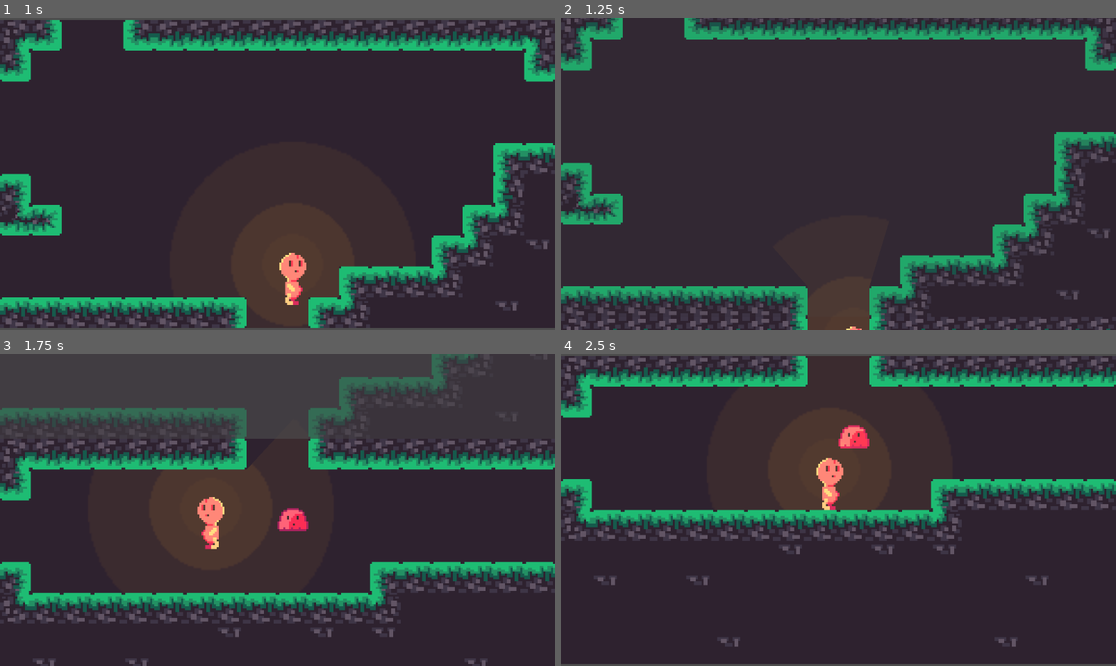
Above: before the commit, frames 1-4 (two rows, left to right).
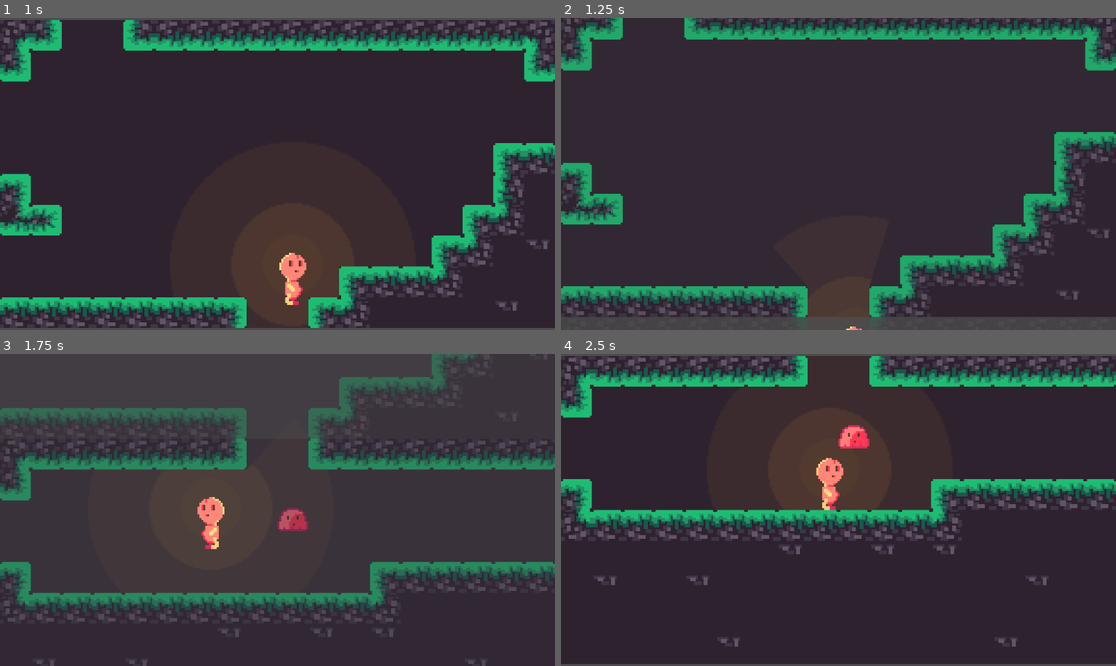
Above: after the commit, the same moments.

Repository: LucasKantola/Pirots-2-game-jam
Game: Godot game, scene res://Assets/Scenes/World.tscn
Two runs of this game, one before a commit and one after it. Both use one fixed random seed, a clock stepped at 60 frames per second and the inputs below. This scene is started directly instead of the project's main scene.
Inputs:
- Up to frame 1 (1 s): hold D (right) from 0.53 s (still down); hold Space (shoot) from 0.53 s (still down)
- Up to frame 2 (1.25 s): keep holding D (right); keep holding Space (shoot)
- Up to frame 3 (1.75 s): release D (right) at 1.28 s; release Space (shoot) at 1.28 s; hold A (left) from 1.28 s (still down); tap Space (shoot) at 1.35 s
- Up to frame 4 (2.5 s): release A (left) at 2.03 s; hold D (right) from 2.03 s (still down); hold Space (shoot) from 2.03 s (still down)

Frame 1 is identical in both runs. In frame 2, 2.8% of the frame differs, in the area x 0-100%, y 95-100%; in frame 3, 7.3%, in the area x 0-100%, y 27-81%; in frame 4, less than 0.1%.

Commit message:
Pause room instead of deleting

Diff:
--- a/Assets/Scenes/Door.tscn
+++ b/Assets/Scenes/Door.tscn
@@ -2,10 +2,11 @@
 
 [ext_resource type="Script" path="res://Assets/Scripts/Door.gd" id="1_yfg6p"]
 
-[sub_resource type="RectangleShape2D" id="RectangleShape2D_wro86"]
+[sub_resource type="RectangleShape2D" id="RectangleShape2D_vyric"]
 size = Vector2(16, 32)
 
 [node name="Door" type="Node2D" groups=["door"]]
+process_mode = 3
 script = ExtResource("1_yfg6p")
 
 [node name="DoorArea" type="Area2D" parent="."]
--- a/Assets/Scripts/Door.gd
+++ b/Assets/Scripts/Door.gd
@@ -29,6 +29,9 @@
 @export var debugColor: Color = Color(0.96, 0.6, 0.26, 0.5)
 #endregion
 #endregion
+
+var destinationRoom: Node2D
+var destinationDoor: Door
 
 func _ready():
     if not Engine.is_editor_hint():
--- a/Assets/Scripts/World.gd
+++ b/Assets/Scripts/World.gd
@@ -3,36 +3,77 @@
 #region Public variables
 #region Rooms variables
 @export_group("Rooms")
-@export_range(0, 10, 0.1, "or_greater") var fadeDurationSeconds := 1.0
+@export_range(0, 1, 0.1, "or_greater") var transitionDurationSeconds := 1.0
 #endregion
+#endregion
+
+#region References
+@onready var player = $Player
 #endregion
 
 var currentRoom: Node2D
 var fadingRooms: Array[Node2D]
+var appearingRooms: Array[Node2D]
 
 func _ready():
-    print("World ready")
     currentRoom = $Rooms.get_children()[0]
 
 func _process(delta):
-    for i in range(fadingRooms.size()):
-        if i >= fadingRooms.size():
-            break
-        var room = fadingRooms[i]
+    # Fading rooms
+    for room in fadingRooms:
         var modulate: Color = room.modulate
-        if fadeDurationSeconds == 0:
+        if transitionDurationSeconds == 0:
             modulate.a = 0
         else:
-            modulate.a -= delta / fadeDurationSeconds
-        if modulate.a <= 0:
-            print("Deleting " + room.to_string())
-            fadingRooms.remove_at(i)
-            room.queue_free()
+            modulate.a = clamp(modulate.a - delta / transitionDurationSeconds, 0, 1)
+        room.modulate = modulate
+        if modulate.a == 0:
+            fadingRooms.erase(room)
+
+    # Appearing rooms
+    for room in appearingRooms:
+        var modulate: Color = room.modulate
+        if transitionDurationSeconds == 0:
+            modulate.a = 1
         else:
-            room.modulate = modulate
+            modulate.a = clamp(modulate.a + delta / transitionDurationSeconds, 0, 1)
+        room.modulate = modulate
+        if modulate.a == 1:
+            appearingRooms.erase(room)
 
 func enter_door(door: Door) -> void:
     print("Entering room " + door.destinationScenePath)
+    # Create room if needed
+    var destinationExists: bool = not not door.destinationRoom
+    if not destinationExists:
+        print("Instantiating room")
+        createDoorDestination(door)
+    # Get destination door
+    var destinationRoom = door.destinationRoom
+    var destinationDoor = door.destinationDoor
+    # Transition to new room
+    destinationDoor.disabled = true
+    destinationRoom.process_mode = PROCESS_MODE_INHERIT
+    currentRoom.process_mode = PROCESS_MODE_DISABLED
+
+    fade(currentRoom)
+    if not destinationExists:
+        destinationRoom.modulate.a = 0
+    appear(destinationRoom)
+
+    currentRoom = destinationRoom
+
+func fade(x: Node2D):
+    fadingRooms.append(x)
+    if x in appearingRooms:
+        appearingRooms.erase(x)
+
+func appear(x: Node2D):
+    appearingRooms.append(x)
+    if x in fadingRooms:
+        fadingRooms.erase(x)
+
+func createDoorDestination(door: Door) -> void:
     # Intantiate scene
     var scene = load(door.destinationScenePath)
     if not scene is PackedScene:
@@ -51,15 +92,9 @@
     destinationDoor.disabled = true
     # Position new room
     newRoom.position = currentRoom.position + door.position - destinationDoor.position
-    # Disable current room's doors
-    for d in get_tree().get_nodes_in_group("door"):
-        if currentRoom.is_ancestor_of(d):
-            d.disabled = true
-    # Start fading current room
-    fadingRooms.append(currentRoom)
-    # Set new room to current room
-    currentRoom = newRoom
+
+    door.destinationRoom = newRoom
+    door.destinationDoor = destinationDoor
 
 func exit_door(door: Door) -> void:
-    if currentRoom.is_ancestor_of(door):
-        door.disabled = false
+    door.disabled = false
Not shown: 1 places in Assets/Scenes/Door.tscn that only renumber resources
Not shown, added: Assets/Scenes/Wor285E.tmp
Not shown, added: Assets/Scenes/Wor979E.tmp
Not shown, added: Assets/Scenes/WorAC03.tmp
